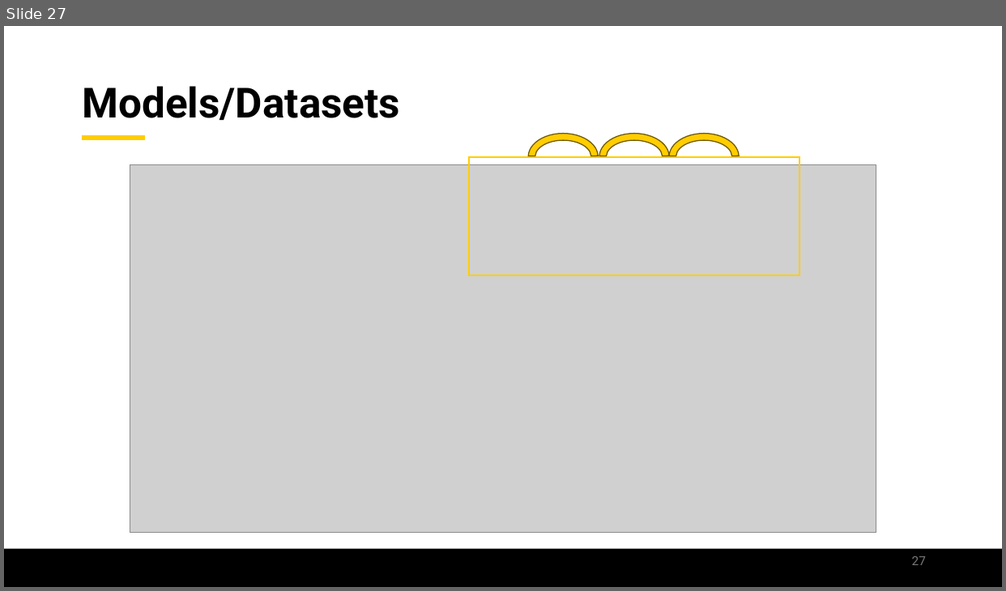
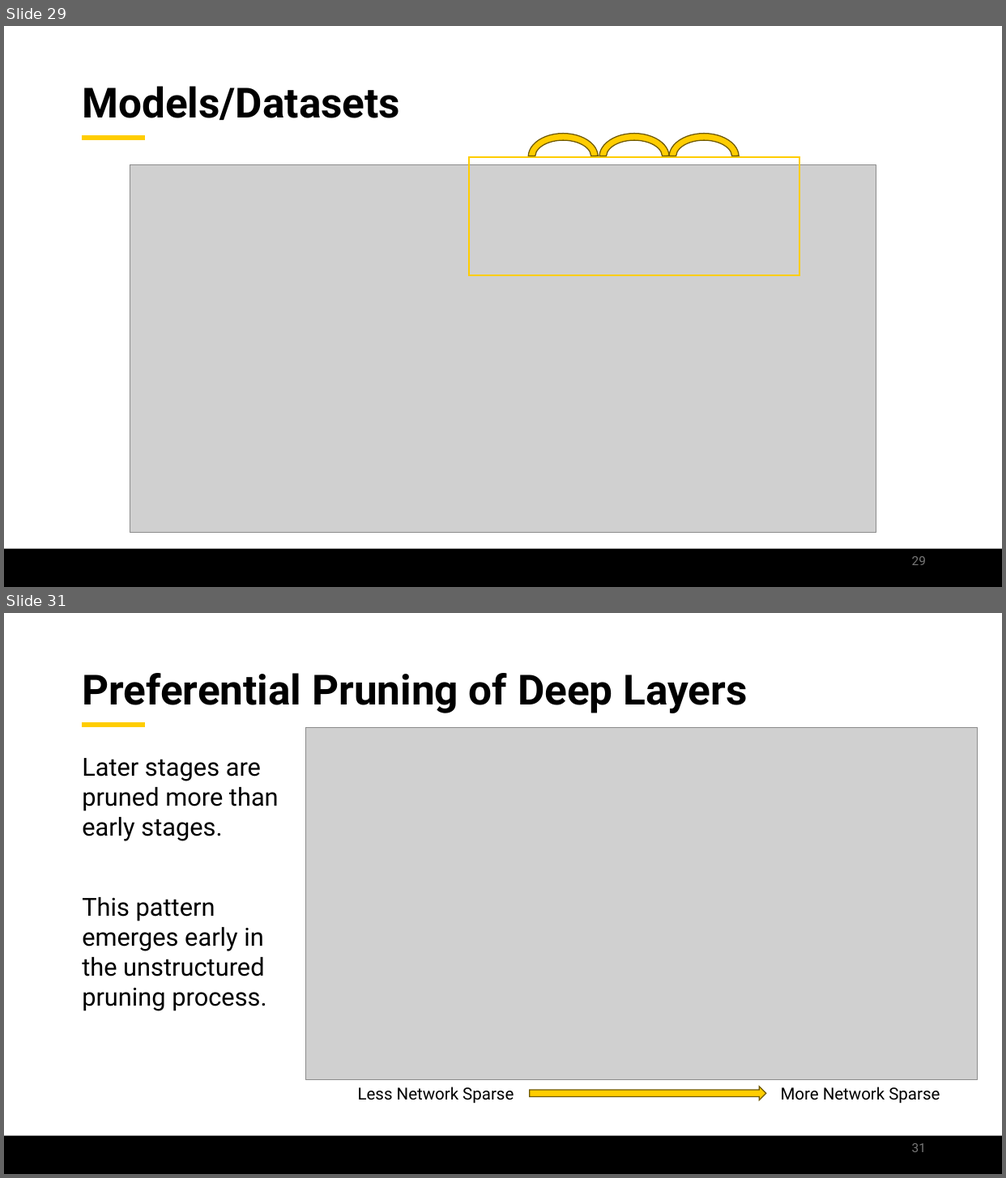
Before and after one commit to jamilgafur/Presentation, a slide deck: Presentation.pptx. Shown one above the other, each under a label of ours: slide 27 before the commit, slides 29 and 31 after it; the slides between them are not shown. The pictures are 1006x591 and 1006x1178 pixels, drawn with LibreOffice and Linux fonts; fonts in the diff are those of the drawing; grey boxes stand for pictures; background and template pictures are left out. Boxes give left, top, right and bottom in pixels: in the first picture for what was removed or moved away, otherwise in the second. Text is boxed around its words. In the diff, an @@ line names an element or a change of style, - is before the commit and + after.

```diff
--- a/Presentation.pptx
+++ b/Presentation.pptx
@@ slide 31 added at (4, 613, 1002, 1174), background #FFFFFF; not listed: 2 template elements that a slide beside it also shows @@
@@ title added at (82, 673, 747, 713), 40 pt, text #000000, bold @@
+Preferential Pruning of Deep Layers
@@ picture added at (306, 727, 978, 1080) @@
@@ text added at (82, 758, 279, 1012), 24 pt, text #000000 @@
+Later stages are pruned more than early stages.
+This pattern emerges early in the unstructured pruning process.
@@ text added at (358, 1087, 513, 1104), 16 pt, text #000000 @@
+Less Network Sparse
@@ right arrow added at (530, 1087, 766, 1101), fill #FFCD00, outline #705A00 1 pt @@
@@ text added at (781, 1087, 940, 1104), 16 pt, text #000000 @@
+More Network Sparse
@@ page number added at (912, 1144, 926, 1152), 12 pt, text #797979 @@
+31
@@ what was slide 27 is now slide 29 @@
@@ page number at (912, 557, 926, 565): text changed @@
-27
+29
```
Also in this commit, not shown: 24 slides changed, 30 other slides added, 21 slides removed.
